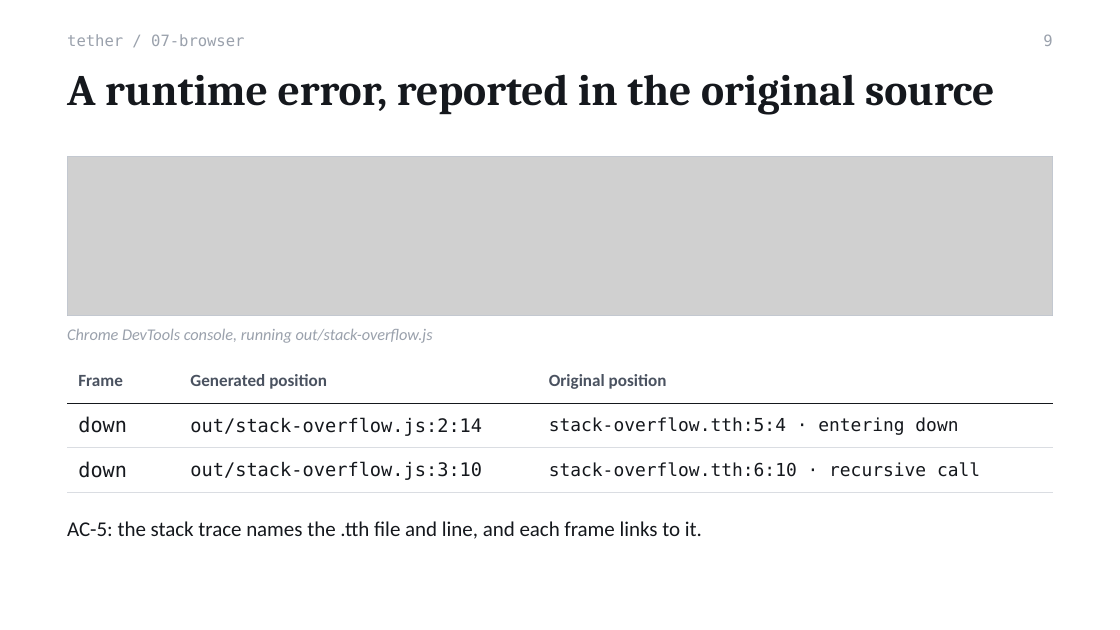
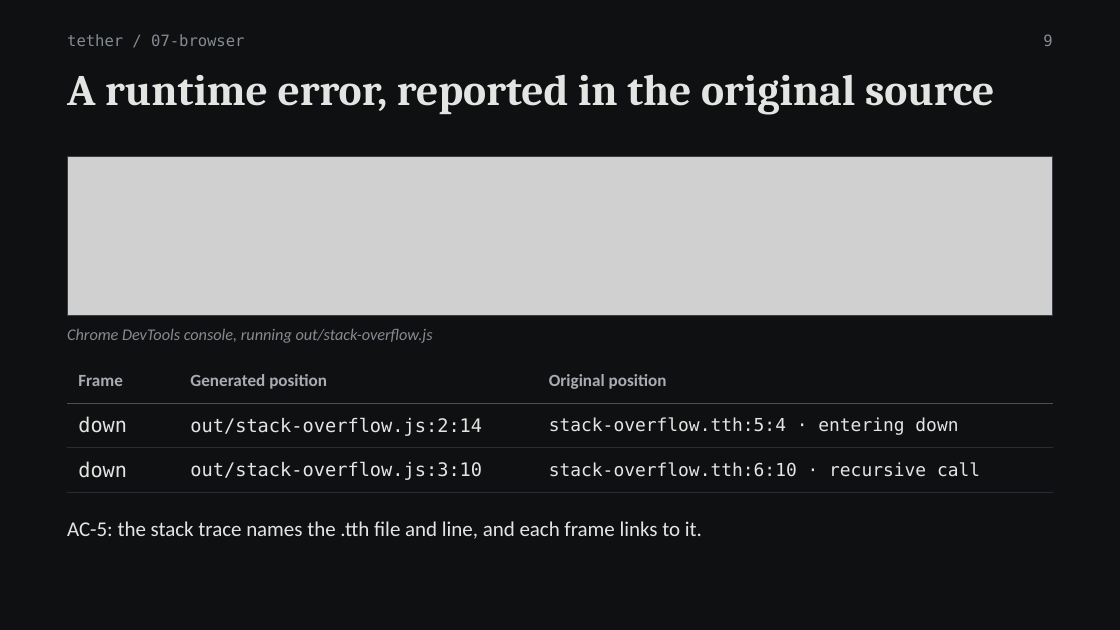
Before and after one commit to Antra1705/tether, a slide deck: slide 9 of docs/Tether-Review3-Presentation.pptx. Drawn at 1120x630 pixels with LibreOffice and Linux fonts; fonts in the diff are those of the drawing; grey boxes stand for pictures. Boxes give left, top, right and bottom in pixels: in the first picture for what was removed or moved away, otherwise in the second. Text is boxed around its words. In the diff, an @@ line names an element or a change of style, - is before the commit and + after.

```diff
--- a/docs/Tether-Review3-Presentation.pptx
+++ b/docs/Tether-Review3-Presentation.pptx
@@ background #FFFFFF to #0F1012 @@
@@ text colour #9AA1AC to #868A91 in 3 elements at (67,34,244,46), (67,328,433,343), (1043,34,1052,46) @@
@@ title "A runtime error, reported in ..." at (67,74,995,115): text colour #15181D to #E4E4E2 @@
@@ rectangle at (67,157,1053,316): outline #C3C8D0 0.75 pt to #3A3D44 0.75 pt @@
@@ table at (67,358,1053,484) @@
@@ text colour #4A5260 to #A9ACB2 in "Frame", "Generated position", "Original position" @@
@@ text colour #15181D to #E4E4E2 in "down", "out/stack-overflow.js:2:14", "stack-overflow.tth:5:4 · entering down", "down" and 2 more places @@
@@ borders changed @@
@@ text "AC-5: the stack trace names ..." at (67,521,702,539): text colour #15181D to #E4E4E2 @@
```
Also in this commit, not shown: 17 other slides changed, 3 other files.
